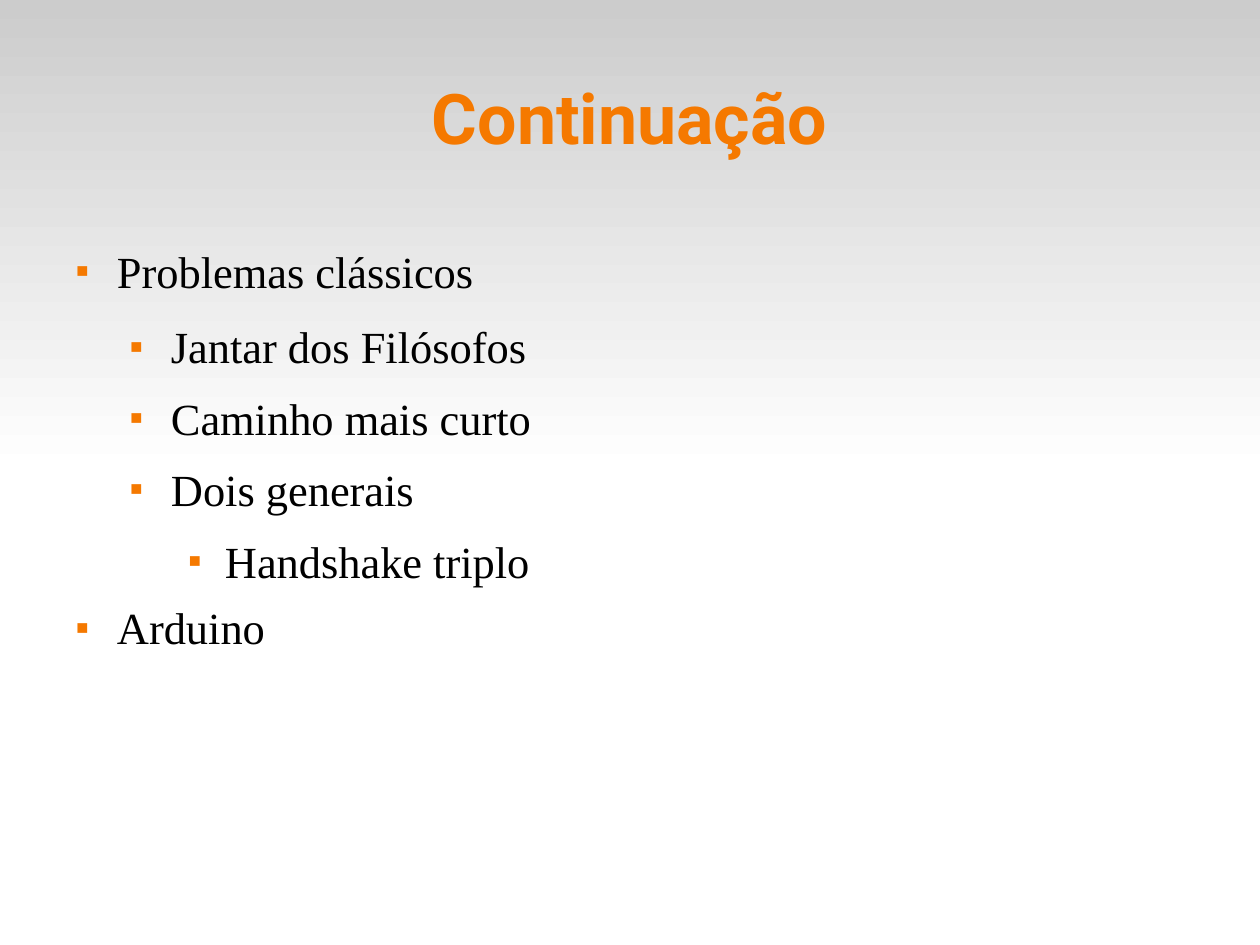
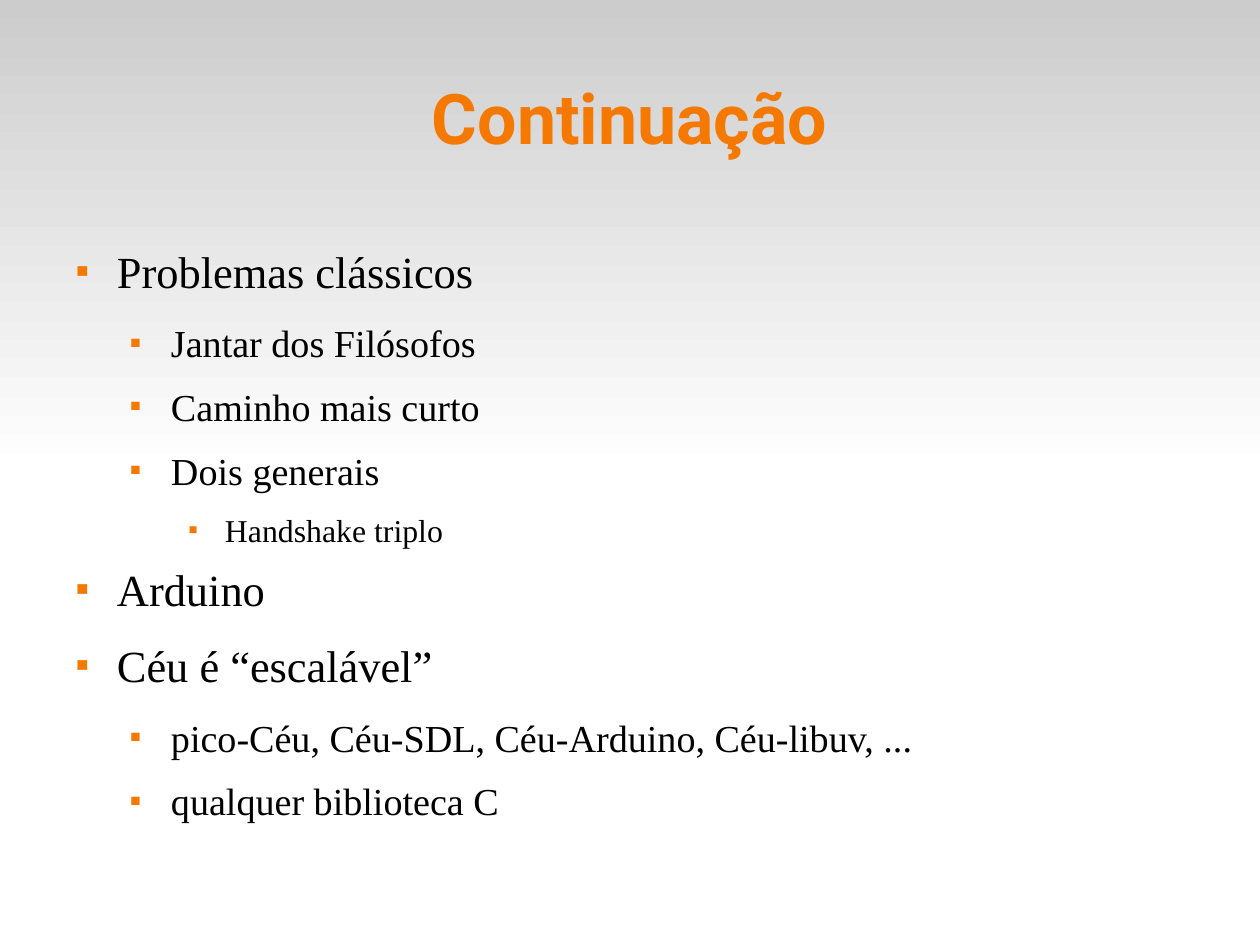
Before and after one commit to fsantanna-no/101, a slide deck: slide 5 of slides/00.odp (slide 4 before the commit). Drawn at 1260x945 pixels with LibreOffice and Linux fonts; fonts in the diff are those of the drawing. Boxes give left, top, right and bottom in pixels: in the first picture for what was removed or moved away, otherwise in the second. Text is boxed around its words. In the diff, an @@ line names an element or a change of style, - is before the commit and + after.

```diff
--- a/slides/00.odp
+++ b/slides/00.odp
@@ text at box(171, 330, 479, 548): size 28 to 24 pt in "Jantar dos Filósofos", "Caminho mais curto", "Dois generais"; size 28 to 20 pt in "Handshake triplo" @@
@@ text at box(117, 651, 874, 823): paragraphs added @@
+■ Céu é “escalável”
+  ■ pico-Céu, Céu-SDL, Céu-Arduino, Céu-libuv, ...
+  ■ qualquer biblioteca C
```
Also in this commit, not shown: 2 other slides changed, 1 slide added, 25 other files.
